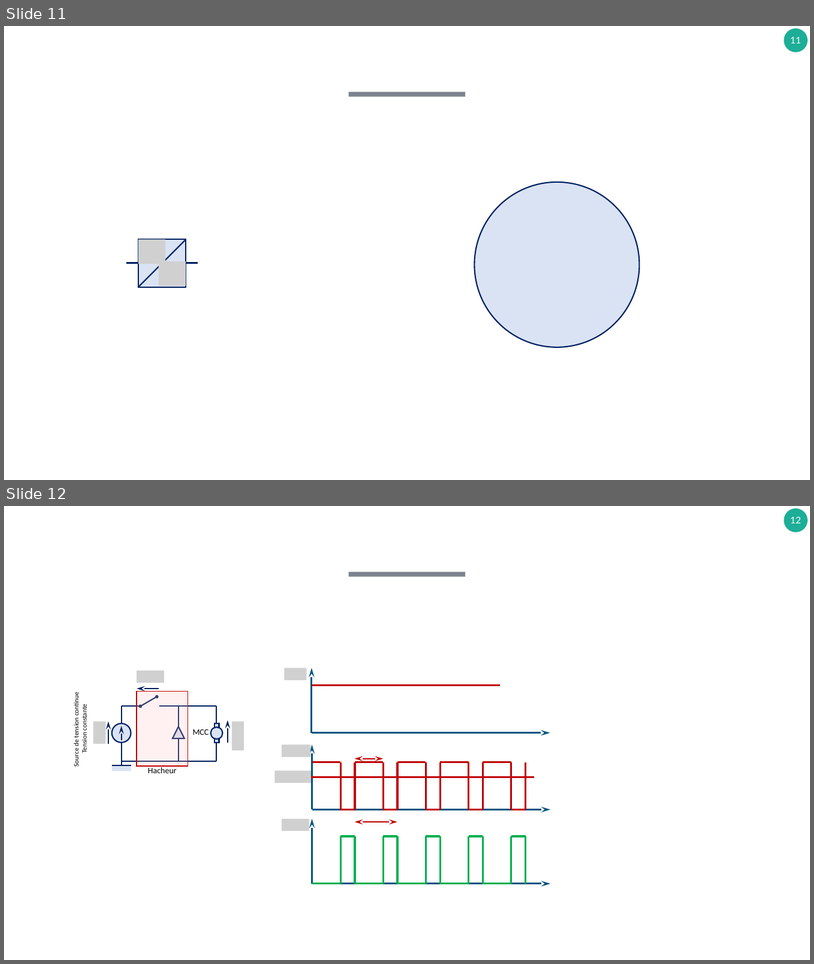
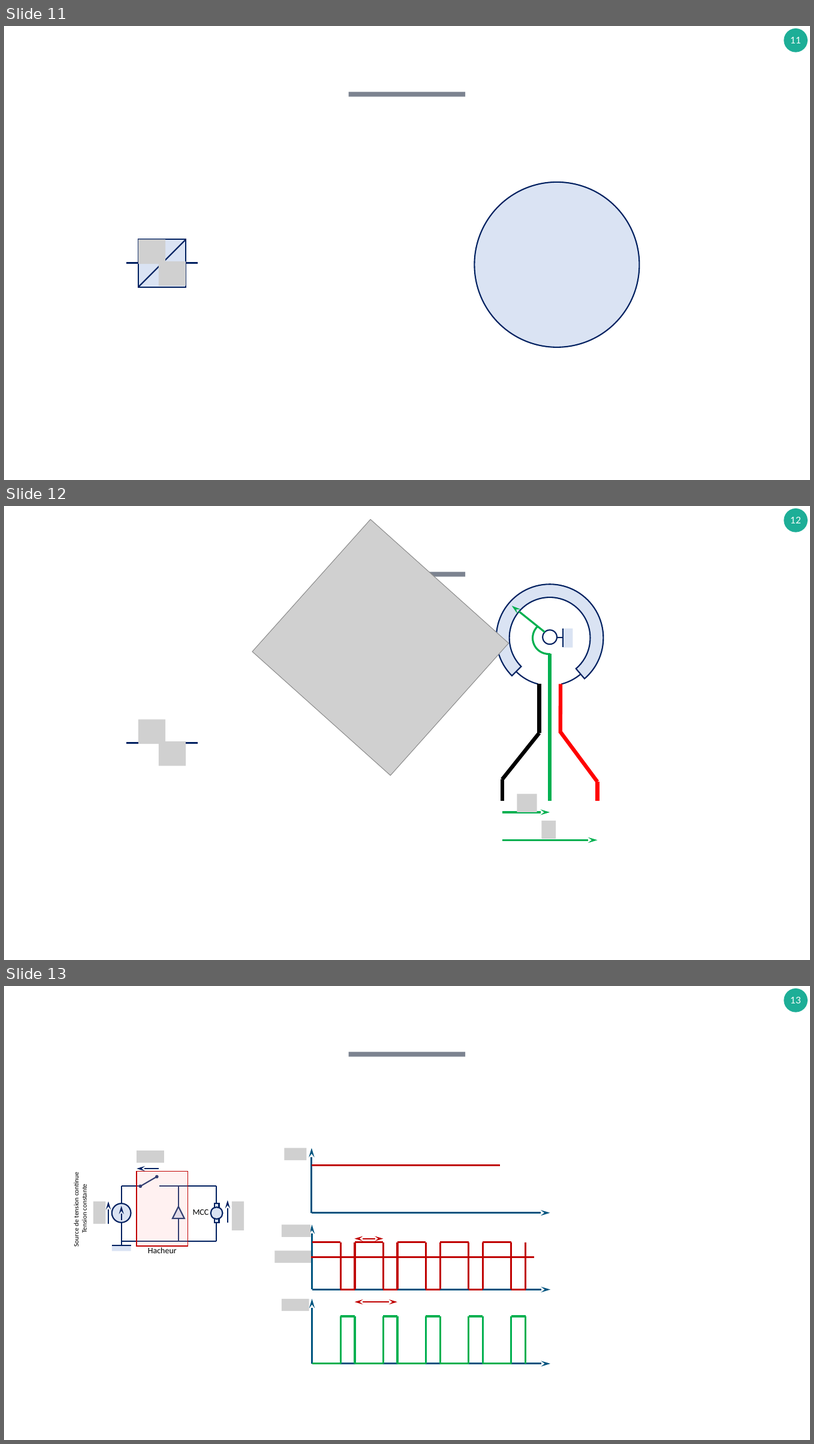
Before and after one commit to xpessoles/PSI_Preparation_Oral, a slide deck: Fiches_Protocoles_Techno/Fiches_Technologie.pptx. Shown one above the other, each under a label of ours: slides 11 and 12 before the commit, slides 11, 12 and 13 after it. The pictures are 814x964 and 814x1444 pixels, drawn with LibreOffice and Linux fonts; fonts in the diff are those of the drawing; grey boxes stand for pictures; background and template pictures are left out. Boxes give left, top, right and bottom in pixels: in the first picture for what was removed or moved away, otherwise in the second. Text is boxed around its words. In the diff, an @@ line names an element or a change of style, - is before the commit and + after.

```diff
--- a/Fiches_Protocoles_Techno/Fiches_Technologie.pptx
+++ b/Fiches_Protocoles_Techno/Fiches_Technologie.pptx
@@ slide 12 added at (4, 506, 810, 960), background #FFFFFF; not listed: 2 template elements that a slide beside it also shows @@
@@ picture added at (252, 519, 509, 775) @@
@@ arch (boxed as its full ring) added at (497, 584, 603, 691), fill #DAE3F3, outline #002060 1.5 pt @@
@@ ellipse added at (503, 590, 597, 685), outline #002060 1.5 pt @@
@@ arrow added from (545, 632) to (512, 606), #00B050 2.25 pt @@
@@ arc (boxed as its full ellipse) added at (533, 622, 566, 654), outline #00B050 2.25 pt @@
@@ ellipse added at (543, 630, 558, 645), outline #002060 1.5 pt @@
@@ rectangle added at (563, 628, 573, 647), fill #DAE3F3 @@
@@ line added from (564, 628) to (564, 648), #002060 1.5 pt @@
@@ line added from (564, 638) to (558, 638), #002060 1.5 pt @@
@@ line added from (550, 801) to (550, 654), #00B050 4.5 pt @@
@@ rectangle added at (539, 684, 561, 709), fill #FFFFFF, outline #FFFFFF 1.5 pt @@
@@ line added from (539, 733) to (539, 684), #000000 4.5 pt @@
@@ line added from (561, 733) to (561, 684), #FF0000 4.5 pt @@
@@ picture added at (138, 720, 165, 744) @@
@@ line added from (539, 733) to (503, 780), #000000 4.5 pt @@
@@ line added from (598, 782) to (561, 732), #FF0000 4.5 pt @@
@@ line added from (138, 742) to (126, 742), #002060 1.5 pt @@
@@ picture added at (159, 741, 186, 766) @@
@@ line added from (198, 742) to (186, 742), #002060 1.5 pt @@
@@ line added from (503, 801) to (503, 780), #000000 4.5 pt @@
@@ line added from (598, 801) to (598, 782), #FF0000 4.5 pt @@
@@ picture added at (518, 794, 537, 812) @@
@@ arrow added from (503, 812) to (550, 812), #00B050 2.25 pt @@
@@ picture added at (542, 820, 557, 839) @@
@@ arrow added from (503, 840) to (598, 840), #00B050 2.25 pt @@
@@ what was slide 12 is now slide 13 @@
@@ page number at (791, 997, 801, 1003): text changed @@
-12
+13
```
Also in this commit, not shown: 1 other file.
